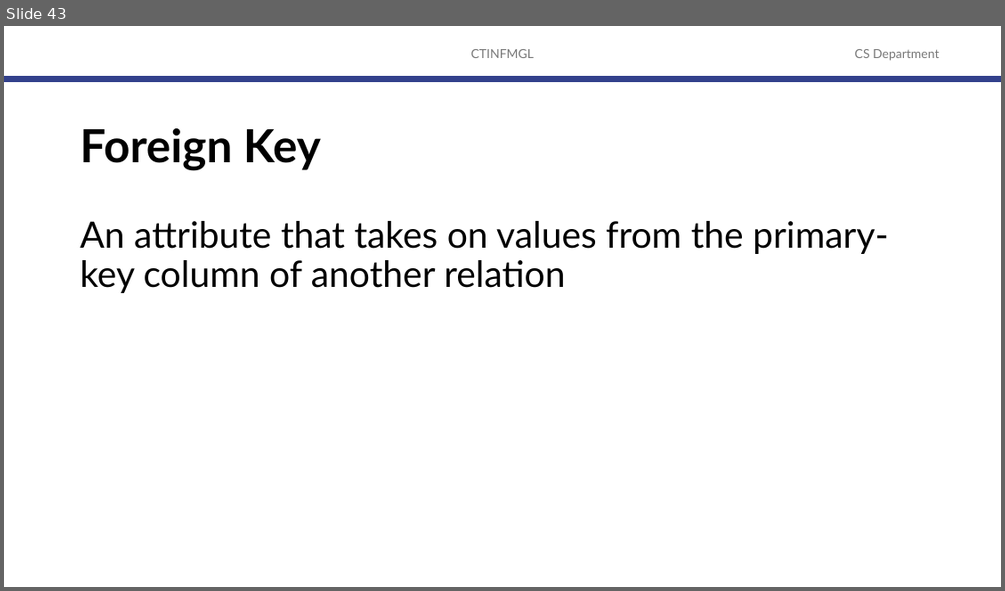
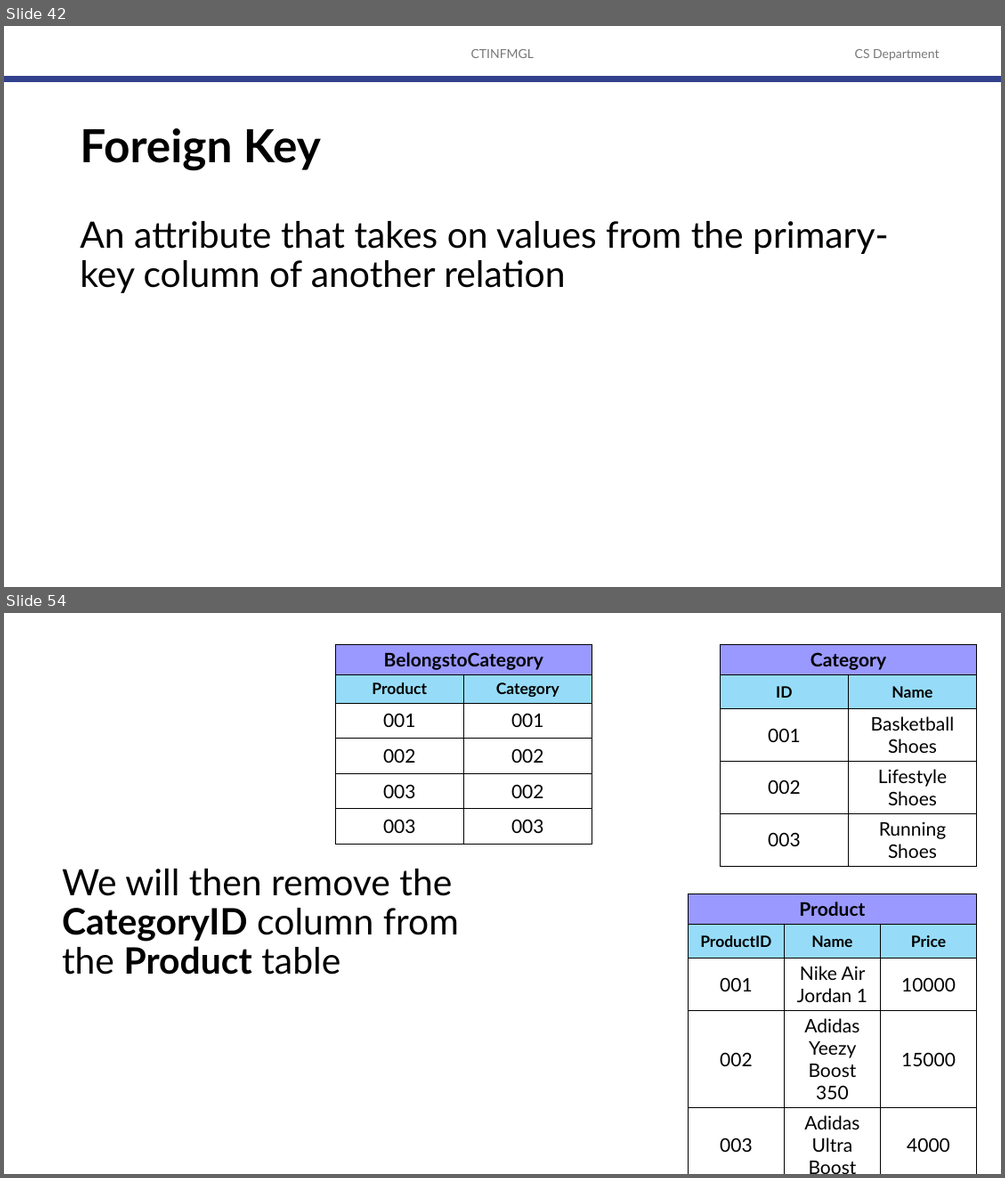
Before and after one commit to robitussin/CTINFMGL, a slide deck: 03 - The Relational Database Model/The Relational Model.pptx. Shown one above the other, each under a label of ours: slide 43 before the commit, slides 42 and 54 after it; the slides between them are not shown. The pictures are 1005x591 and 1005x1178 pixels, drawn with LibreOffice and Linux fonts; fonts in the diff are those of the drawing; background and template pictures are left out. Boxes give left, top, right and bottom in pixels: in the first picture for what was removed or moved away, otherwise in the second. Text is boxed around its words. In the diff, an @@ line names an element or a change of style, - is before the commit and + after.

```diff
--- a/03 - The Relational Database Model/The Relational Model.pptx
+++ b/03 - The Relational Database Model/The Relational Model.pptx
@@ slide 54 added at [4,613,1001,1174], background #FFFFFF @@
@@ table added at [335,644,592,844], 6 rows, 2 columns @@
+BelongstoCategory | 
+Product | Category
+001 | 001
+002 | 002
+003 | 002
+003 | 003
@@ table added at [720,644,978,866], 5 rows, 2 columns @@
+Category | 
+ID | Name
+001 | Basketball Shoes
+002 | Lifestyle Shoes
+003 | Running Shoes
@@ text added at [62,868,459,974], 35 pt, text #000000 @@
+We will then remove the CategoryID column from the Product table
@@ table added at [688,894,978,1160], 5 rows, 3 columns @@
+Product |  | 
+ProductID | Name | Price
+001 | Nike Air Jordan 1 | 10000
+002 | Adidas Yeezy Boost 350 | 15000
+003 | Adidas Ultra Boost | 4000
@@ what was slide 43 is now slide 42 @@
```
Also in this commit, not shown: 13 other slides added, 1 slide removed.
